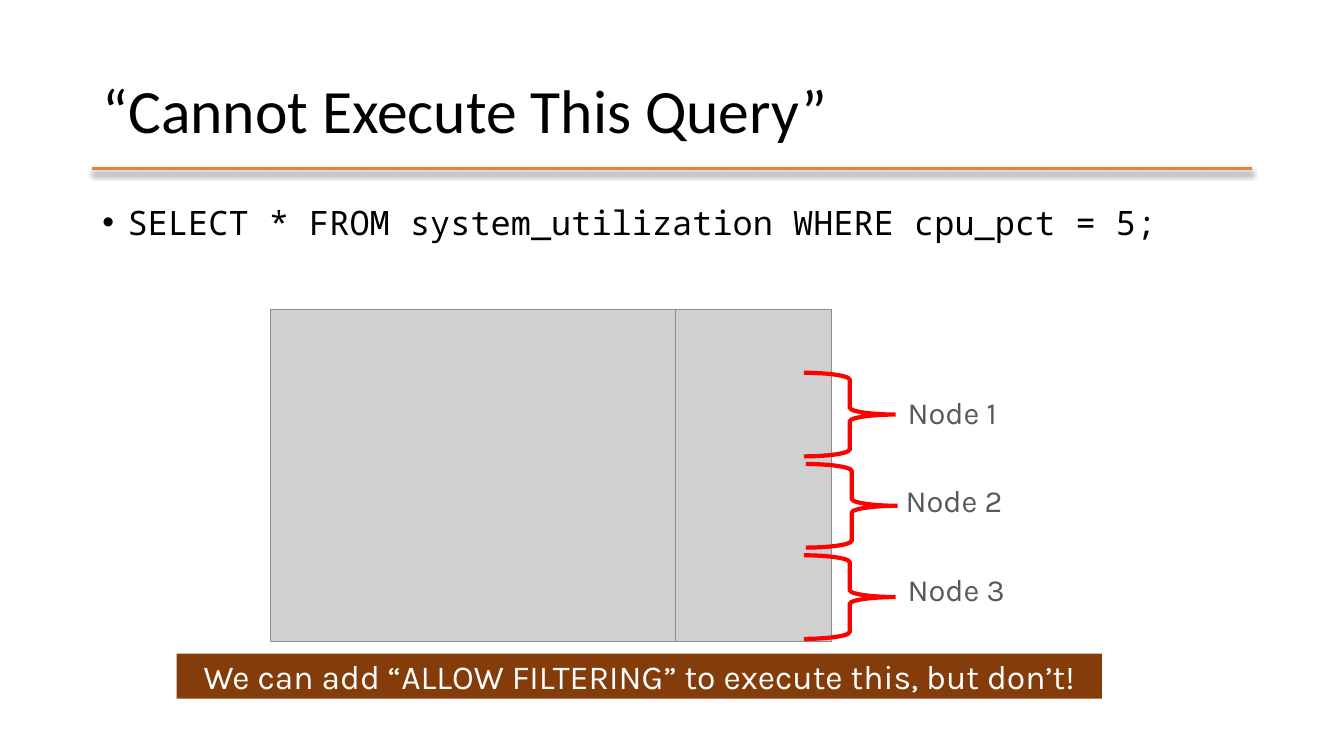
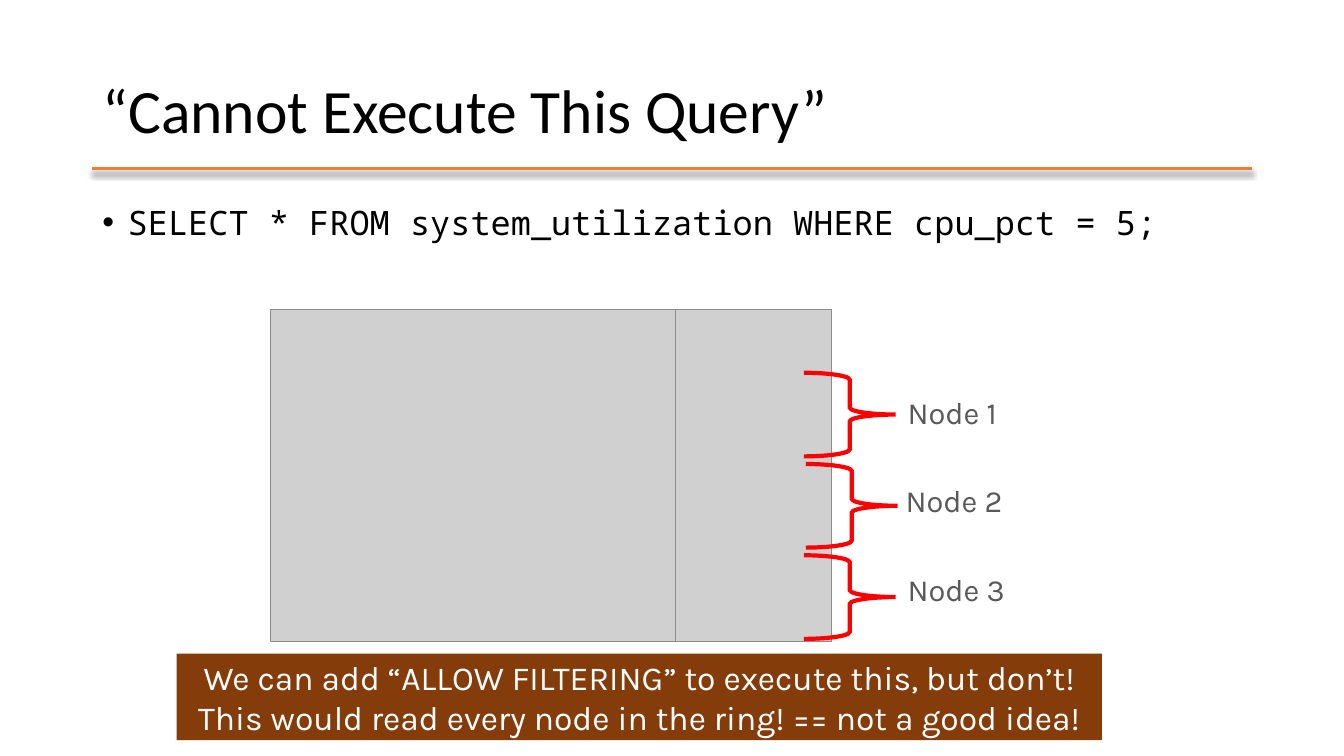
Before and after one commit to mafudge/ist769-old, a slide deck: slide 41 of content/G-Widecolumn/G-Widecolumn.pptx. Drawn at 1344x756 pixels with LibreOffice and Linux fonts; fonts in the diff are those of the drawing; grey boxes stand for pictures. Boxes give left, top, right and bottom in pixels: in the first picture for what was removed or moved away, otherwise in the second. Text is boxed around its words. In the diff, an @@ line names an element or a change of style, - is before the commit and + after.

```diff
--- a/content/G-Widecolumn/G-Widecolumn.pptx
+++ b/content/G-Widecolumn/G-Widecolumn.pptx
@@ rectangle "We can add “ALLOW FILTERING” ...": place and size @@
-rectangle "We can add “ALLOW FILTERING” ..." at (176, 653, 1102, 699)
+rectangle "We can add “ALLOW FILTERING” ..." at (176, 653, 1102, 740)
@@ text in rectangle at (198, 667, 1080, 739): text changed @@
-We can add “ALLOW FILTERING” to execute this, but don’t!
+We can add “ALLOW FILTERING” to execute this, but don’t!
+This would read every node in the ring! == not a good idea!
```
Also in this commit, not shown: 33 other slides changed, 12 slides added, 13 slides removed, 52 other files.
